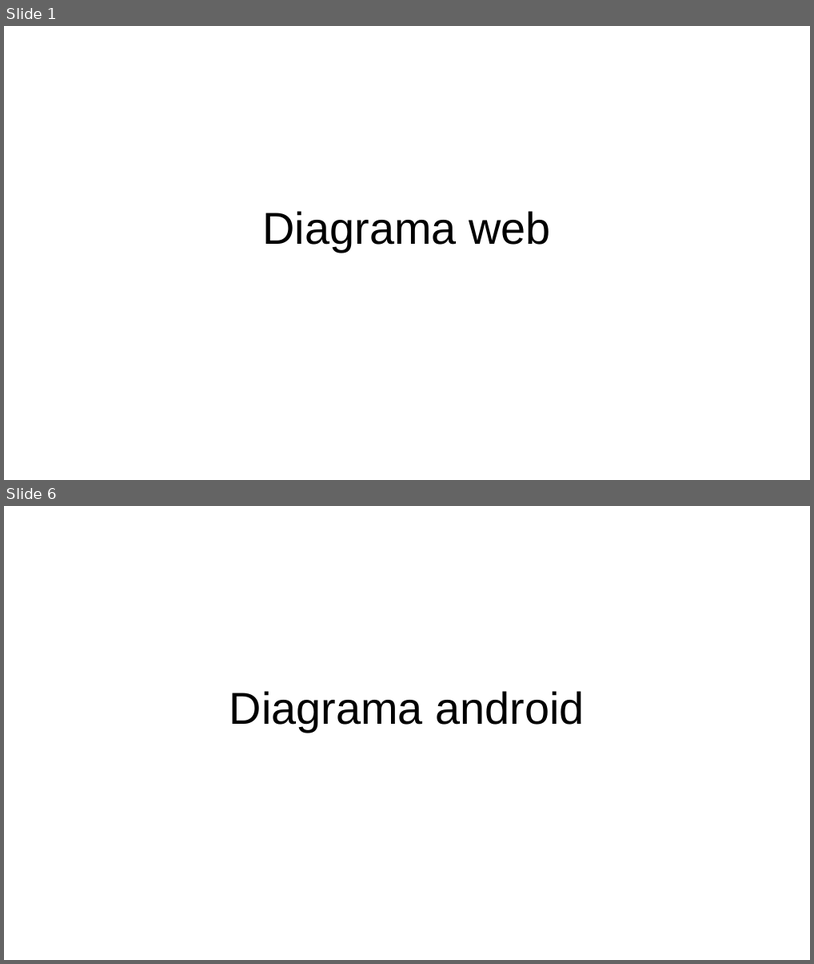
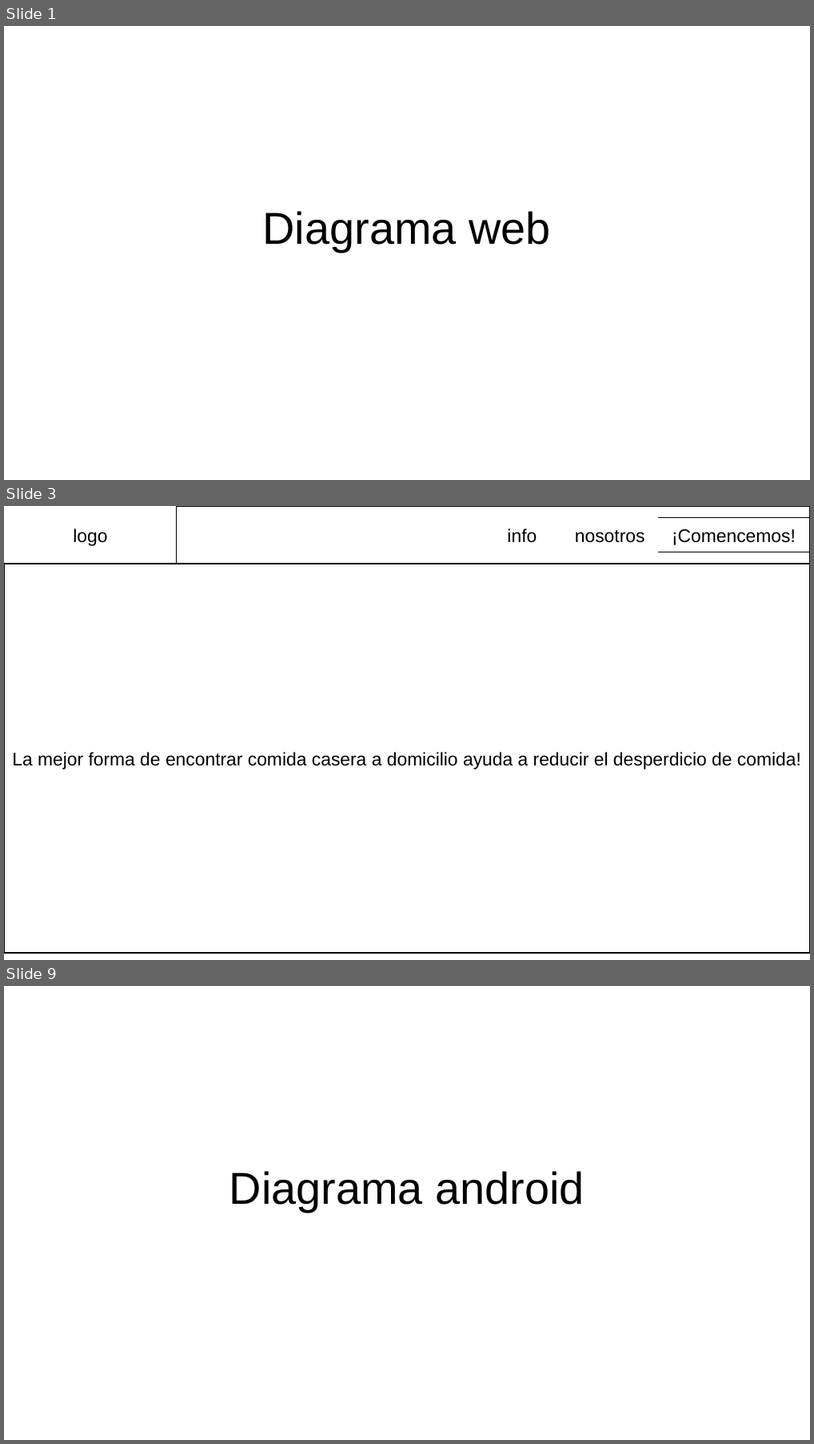
Before and after one commit to LuzMir11/KGuisadoCompradores, a slide deck: disenio/interface.odp. Shown one above the other, each under a label of ours: slides 1 and 6 before the commit, slides 1, 3 and 9 after it; the slides between them are not shown. The pictures are 814x964 and 814x1444 pixels, drawn with LibreOffice and Linux fonts; fonts in the diff are those of the drawing. Boxes give left, top, right and bottom in pixels: in the first picture for what was removed or moved away, otherwise in the second. Text is boxed around its words. In the diff, an @@ line names an element or a change of style, - is before the commit and + after.

```diff
--- a/disenio/interface.odp
+++ b/disenio/interface.odp
@@ slide 3 added at (x1=4, y1=506, x2=810, y2=960), background #FFFFFF @@
@@ rectangle added at (x1=4, y1=506, x2=810, y2=564), fill #FFFFFF, outline #000000 1.5 pt @@
@@ rectangle added at (x1=4, y1=506, x2=177, y2=564), fill #FFFFFF, outline #000000 0 pt, 18 pt, text #000000 @@
+logo
@@ rectangle added at (x1=497, y1=518, x2=549, y2=552), fill #FFFFFF, outline #FFFFFF 0 pt, 18 pt, text #000000 @@
+info
@@ rectangle added at (x1=563, y1=518, x2=658, y2=552), fill #FFFFFF, outline #FFFFFF 0 pt, 18 pt, text #000000 @@
+nosotros
@@ rectangle added at (x1=658, y1=518, x2=810, y2=552), fill #FFFFFF, outline #000000 0 pt, 18 pt, text #000000 @@
+¡Comencemos!
@@ rectangle added at (x1=4, y1=564, x2=810, y2=952), fill #FFFFFF, outline #000000 1.5 pt, 18 pt, text #000000 @@
+La mejor forma de encontrar comida casera a domicilio ayuda a reducir el desperdicio de comida!
@@ what was slide 6 is now slide 9 @@
```
Also in this commit, not shown: 2 slides changed, 4 other slides added, 2 slides removed, 21 other files.
